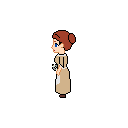
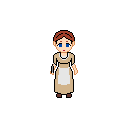
The second w=128, h=128 image is a revision of the first. Changes to its layers:
hid "ihammer_idle_left" over bbox(50, 30, 78, 98)
showed "iknife_idle_down", painted on it over bbox(50, 30, 78, 98)